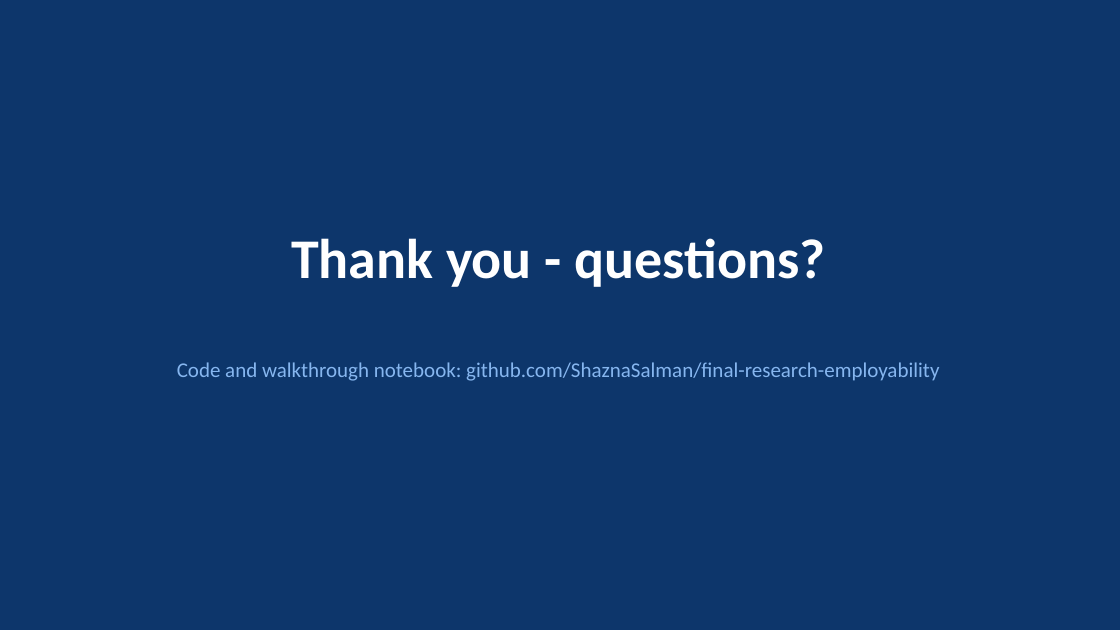
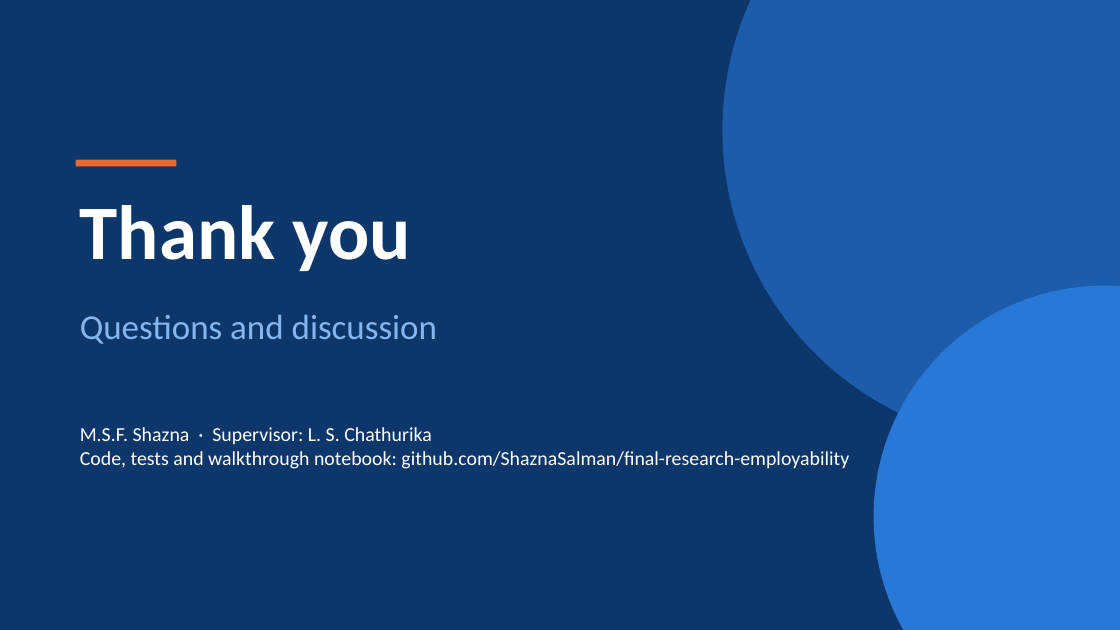
Before and after one commit to ShaznaSalman/final-research-employability-survival_COBSCCOMP24.2P019, a slide deck: slide 32 of submission/Viva Presentation - Shazna.pptx (slide 14 before the commit). Drawn at 1120x630 pixels with LibreOffice and Linux fonts; fonts in the diff are those of the drawing. Boxes give left, top, right and bottom in pixels: in the first picture for what was removed or moved away, otherwise in the second. Text is boxed around its words. In the diff, an @@ line names an element or a change of style, - is before the commit and + after.

```diff
--- a/submission/Viva Presentation - Shazna.pptx
+++ b/submission/Viva Presentation - Shazna.pptx
@@ rectangle at [0,0,1120,630]: shadow off @@
@@ ellipse added at [723,0,1120,445], fill #1C5CAB @@
@@ rectangle added at [76,160,176,166], fill #EB6834 @@
@@ text at [80,205,411,271]: text changed; size 48 to 66 pt @@
-Thank you - questions?
+Thank you
@@ ellipse added at [874,286,1120,630], fill #2A78D6 @@
@@ text added at [80,315,437,344], 30 pt, text #86B6EF @@
+Questions and discussion
@@ text at [80,427,849,469]: text changed; size 18 to 17 pt; text colour #86B6EF to #FFFFFF @@
-Code and walkthrough notebook: github.com/ShaznaSalman/final-research-employability
+M.S.F. Shazna · Supervisor: L. S. Chathurika
+Code, tests and walkthrough notebook: github.com/ShaznaSalman/final-research-employability
```
Also in this commit, not shown: 4 other slides changed, 29 slides added, 9 slides removed, 3 other files.
